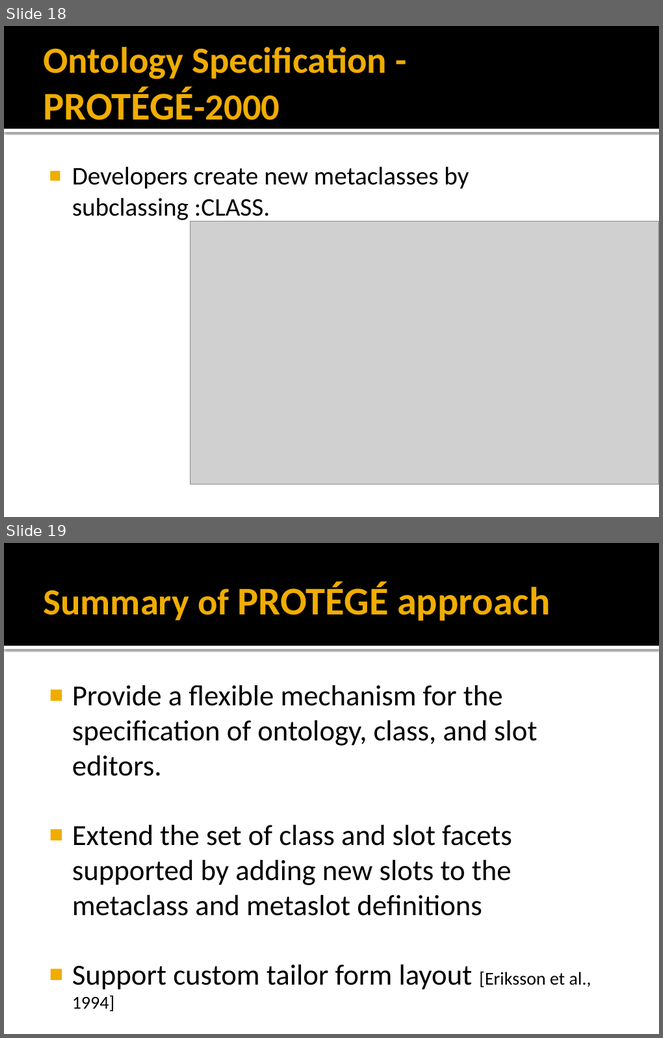
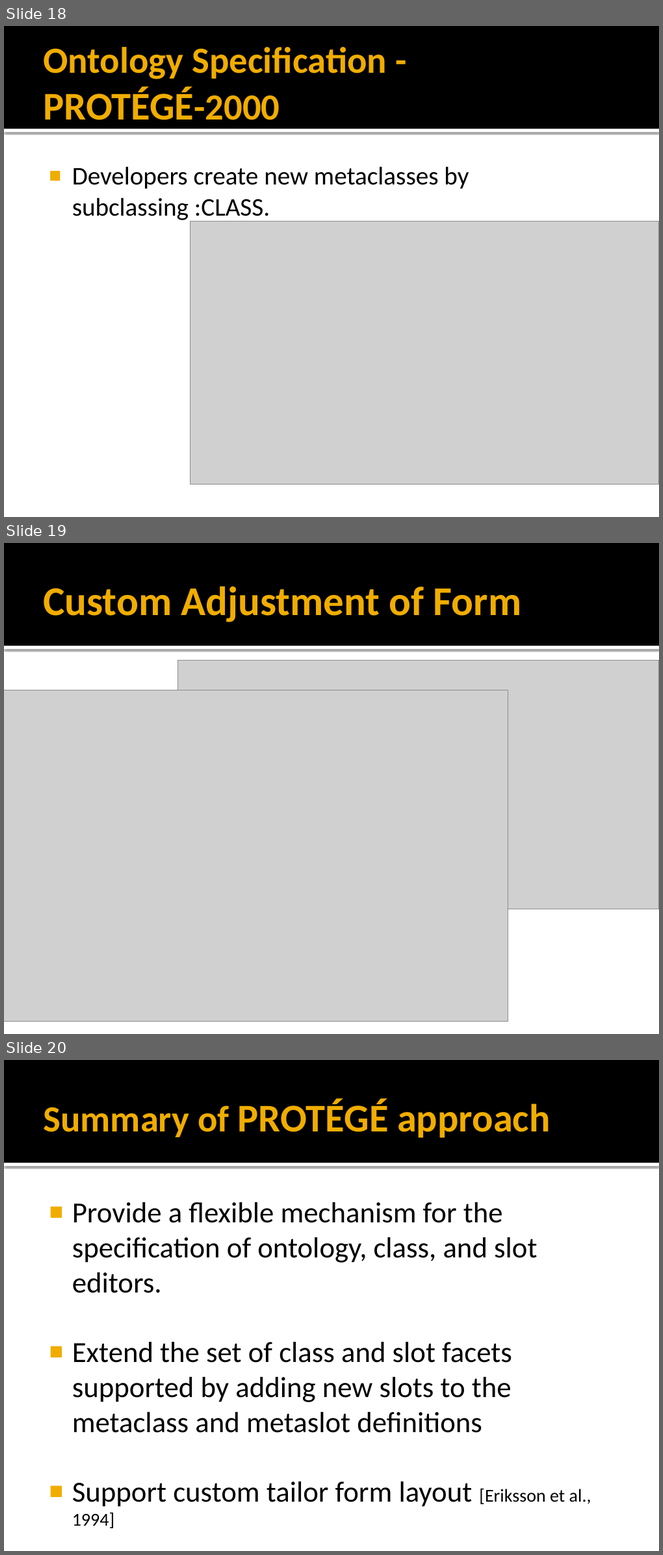
Before and after one commit to mentaman/cspat, a slide deck: Course/720 Artificial Intelligence II/12.pptx. Shown one above the other, each under a label of ours: slides 18 and 19 before the commit, slides 18, 19 and 20 after it. The pictures are 663x1038 and 663x1555 pixels, drawn with LibreOffice and Linux fonts; fonts in the diff are those of the drawing; grey boxes stand for pictures. Boxes give left, top, right and bottom in pixels: in the first picture for what was removed or moved away, otherwise in the second. Text is boxed around its words. In the diff, an @@ line names an element or a change of style, - is before the commit and + after.

```diff
--- a/Course/720 Artificial Intelligence II/12.pptx
+++ b/Course/720 Artificial Intelligence II/12.pptx
@@ slide 19 added at box(4, 543, 659, 1034), background #FFFFFF; not listed: 2 template elements that a slide beside it also shows @@
@@ title added at box(43, 586, 522, 622), 45 pt, text #F0AD00, bold @@
+Custom Adjustment of Form
@@ picture added at box(178, 660, 659, 910) @@
@@ picture added at box(4, 691, 508, 1022) @@
@@ what was slide 19 is now slide 20 @@
```
